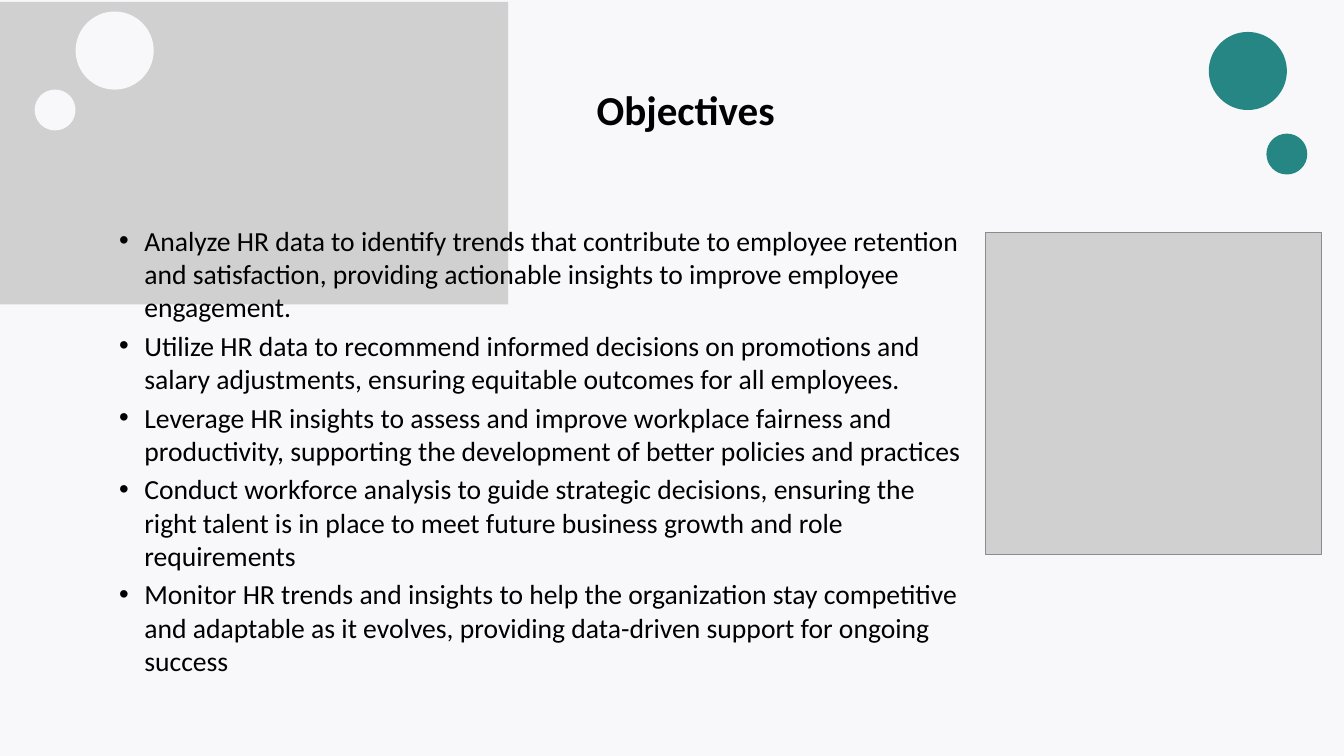
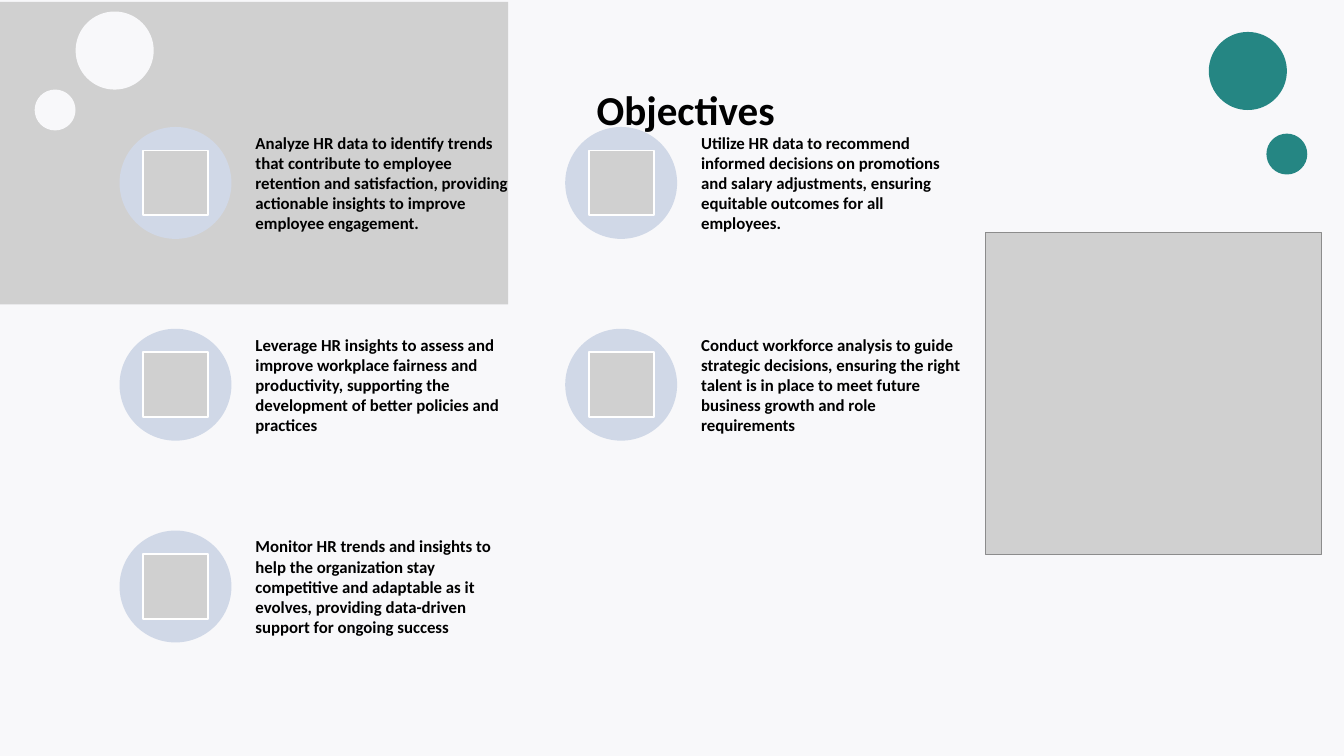
Before and after one commit to AHM123ED2/YAT401A_CAI2_DAT2_G7DEPI2_GROUP3HR, a slide deck: slide 4 of Human Resources Data analyiss final.pptx (slide 3 before the commit). Drawn at 1344x756 pixels with LibreOffice and Linux fonts; fonts in the diff are those of the drawing; grey boxes stand for pictures. Boxes give left, top, right and bottom in pixels: in the first picture for what was removed or moved away, otherwise in the second. Text is boxed around its words. In the diff, an @@ line names an element or a change of style, - is before the commit and + after.

```diff
--- a/Human Resources Data analyiss final.pptx
+++ b/Human Resources Data analyiss final.pptx
@@ text removed at (x1=144, y1=228, x2=960, y2=643) @@
-• Analyze HR data to identify trends that contribute to employee retention and satisfaction, providing actionable insights to improve employee engagement.
-• Utilize HR data to recommend informed decisions on promotions and salary adjustments, ensuring equitable outcomes for all employees.
-• Leverage HR insights to assess and improve workplace fairness and productivity, supporting the development of better policies and practices
-• Conduct workforce analysis to guide strategic decisions, ensuring the right talent is in place to meet future business growth and role requirements
-• Monitor HR trends and insights to help the organization stay competitive and adaptable as it evolves, providing data-driven support for ongoing success
@@ group added at (x1=120, y1=127, x2=960, y2=643): 5 ellipses, 5 pictures, 5 texts @@
+Analyze HR data to identify trends that contribute to employee retention and satisfaction, providing actionable insights to improve employee engagement.
+Utilize HR data to recommend informed decisions on promotions and salary adjustments, ensuring equitable outcomes for all employees.
+Leverage HR insights to assess and improve workplace fairness and productivity, supporting the development of better policies and practices
+Conduct workforce analysis to guide strategic decisions, ensuring the right talent is in place to meet future business growth and role requirements
+Monitor HR trends and insights to help the organization stay competitive and adaptable as it evolves, providing data-driven support for ongoing success
```
Also in this commit, not shown: 2 other slides changed, 2 slides removed, 1 other file.
